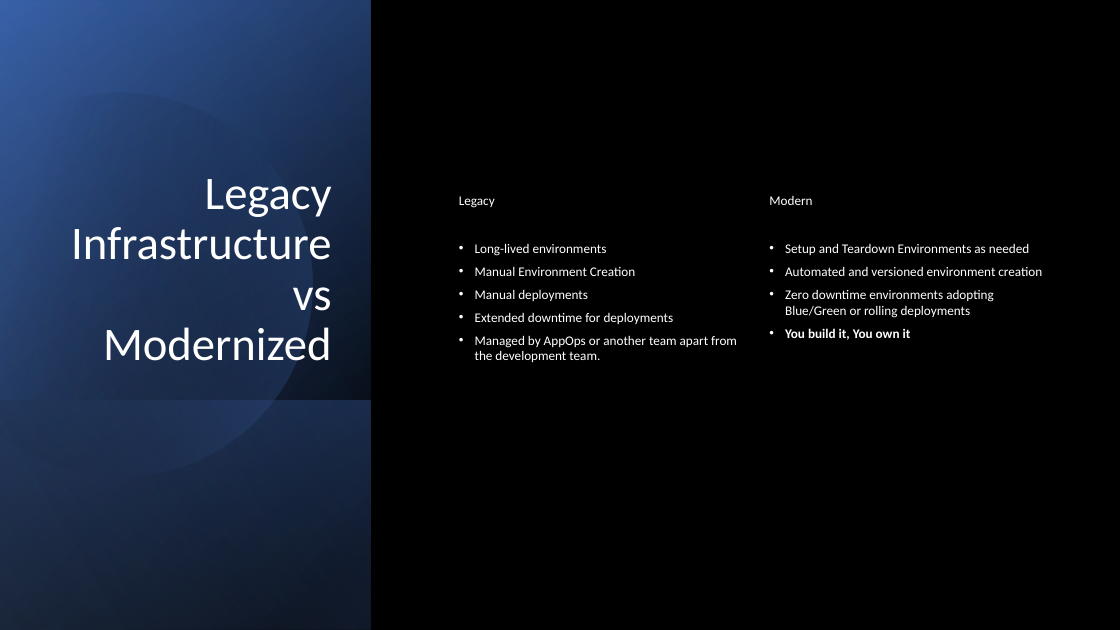
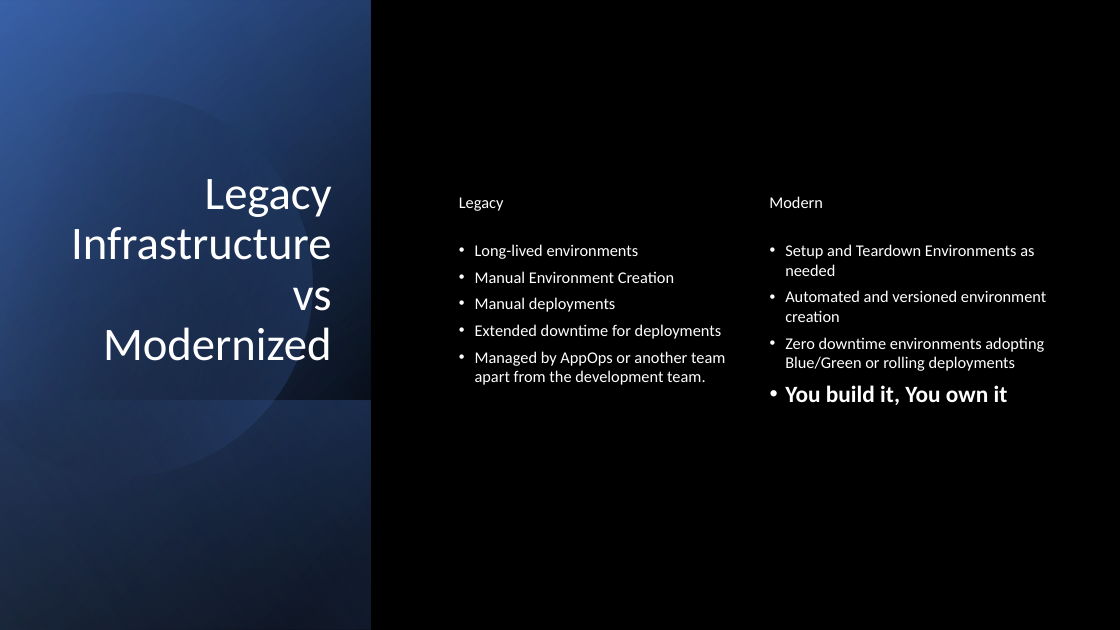
Before and after one commit to bigfrank123/liatrio-exercise, a slide deck: slide 6 of Artifacts/Liatrio.pptx (slide 5 before the commit). Drawn at 1120x630 pixels with LibreOffice and Linux fonts; fonts in the diff are those of the drawing. Boxes give left, top, right and bottom in pixels: in the first picture for what was removed or moved away, otherwise in the second. Text is boxed around its words. In the diff, an @@ line names an element or a change of style, - is before the commit and + after.

Commit message:
updated presentation

```diff
--- a/Artifacts/Liatrio.pptx
+++ b/Artifacts/Liatrio.pptx
@@ size 11.3 to 14 pt in 3 elements at [459,197,504,211], [475,244,725,385], [769,196,823,208] @@
@@ text "Setup and Teardown Environments as ..." at [785,244,1046,405]: size 11.3 to 14 pt in "Setup and Teardown Environments as needed", "Automated and versioned environment creation", "Zero downtime environments adopting Blue/Green or rolling ..."; size 11.3 to 20 pt in "You build it, You own it" @@
```
Also in this commit, not shown: 13 slides added, 1 slide removed.
